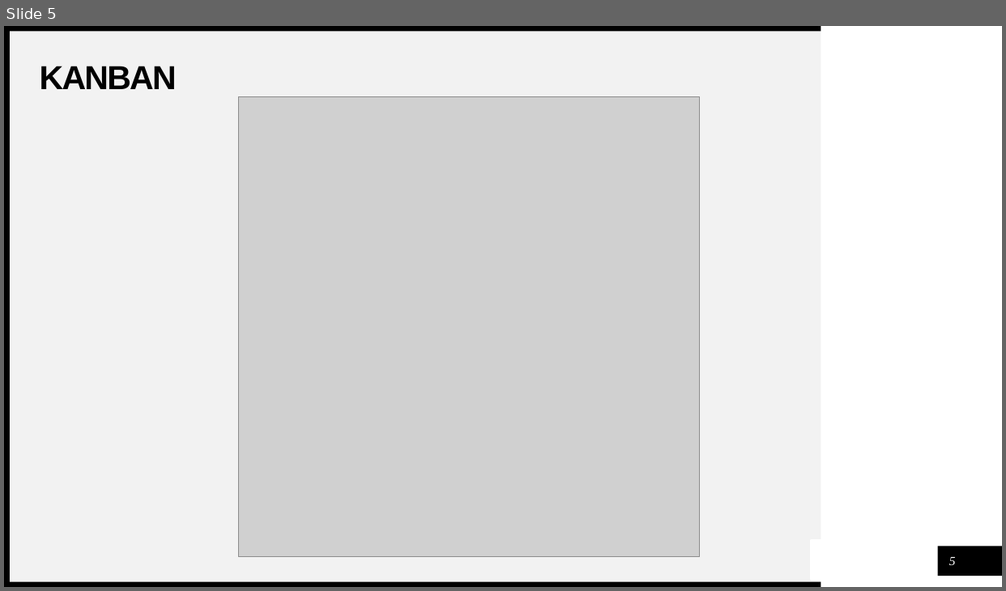
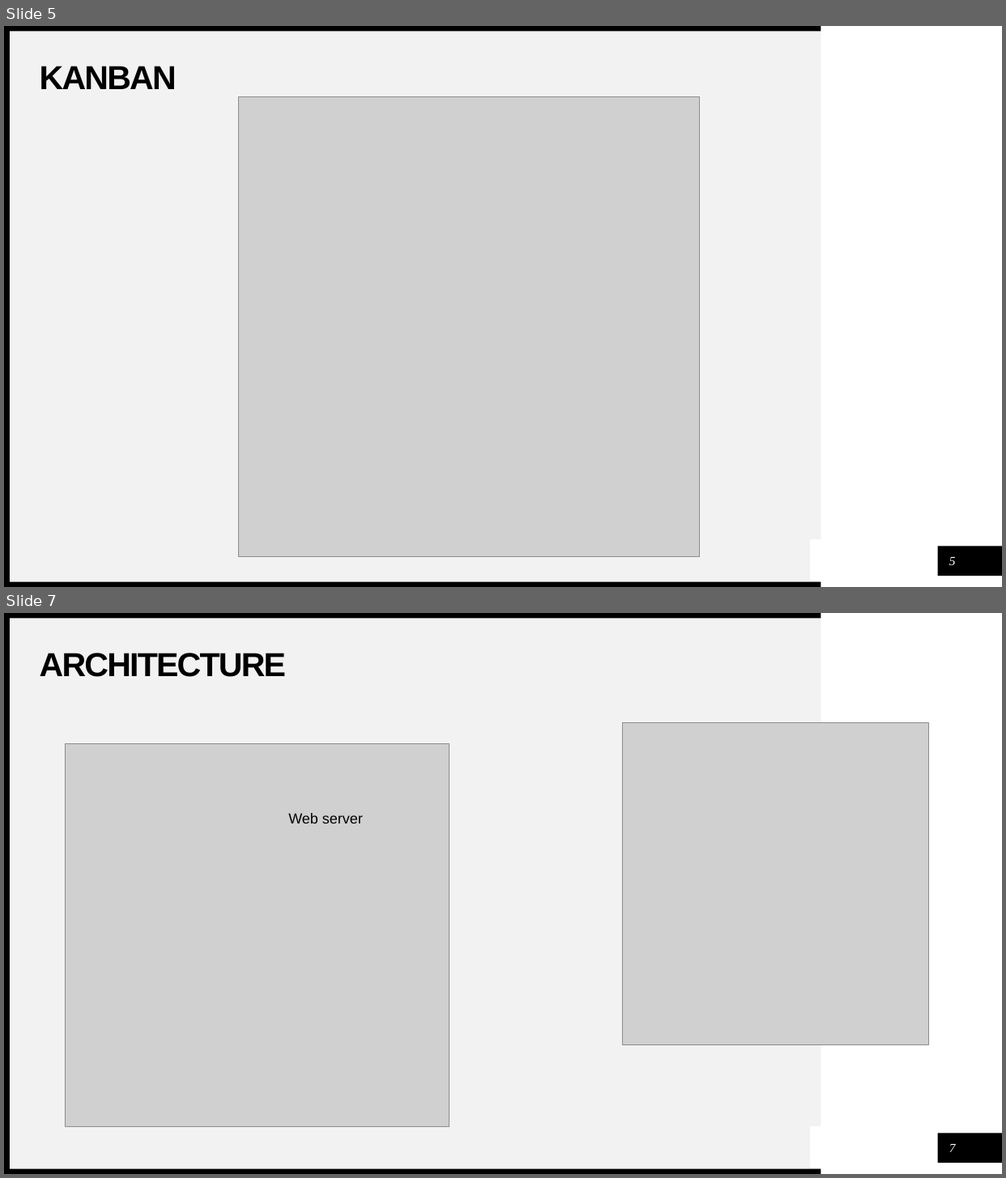
Before and after one commit to Marbul83/PiersProject, a slide deck: Media/DnDPresent.pptx. Shown one above the other, each under a label of ours: slide 5 before the commit, slides 5 and 7 after it; the slides between them are not shown. The pictures are 1006x591 and 1006x1178 pixels, drawn with LibreOffice and Linux fonts; fonts in the diff are those of the drawing; grey boxes stand for pictures. Boxes give left, top, right and bottom in pixels: in the first picture for what was removed or moved away, otherwise in the second. Text is boxed around its words. In the diff, an @@ line names an element or a change of style, - is before the commit and + after.

```diff
--- a/Media/DnDPresent.pptx
+++ b/Media/DnDPresent.pptx
@@ slide 7 added at bbox=[4, 613, 1002, 1174], background #FFFFFF; not listed: 5 template elements that a slide beside it also shows @@
@@ text added at bbox=[40, 653, 286, 677], 32 pt, text #000000, bold @@
+ARCHITECTURE
@@ picture added at bbox=[623, 723, 929, 1045] @@
@@ picture added at bbox=[66, 744, 449, 1127] @@
@@ text added at bbox=[288, 813, 363, 824], 14 pt, text #000000 @@
+Web server
@@ rectangle added at bbox=[812, 1127, 936, 1167], fill #FFFFFF, outline #FFFFFF 2 pt @@
@@ page number added at bbox=[949, 1144, 956, 1152], 12 pt, text #FFFFFF, italic @@
+7
```
Also in this commit, not shown: 3 slides changed, 1 other file.
